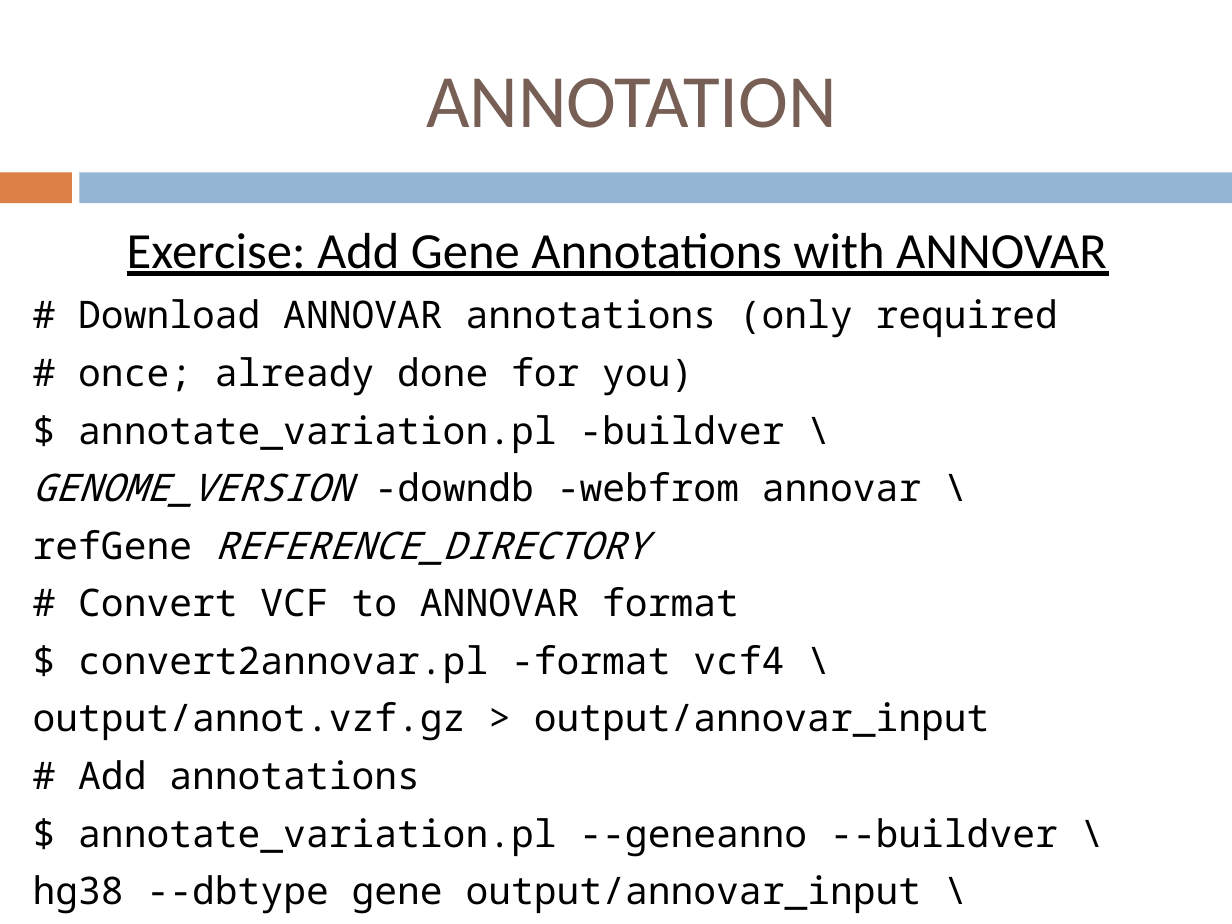
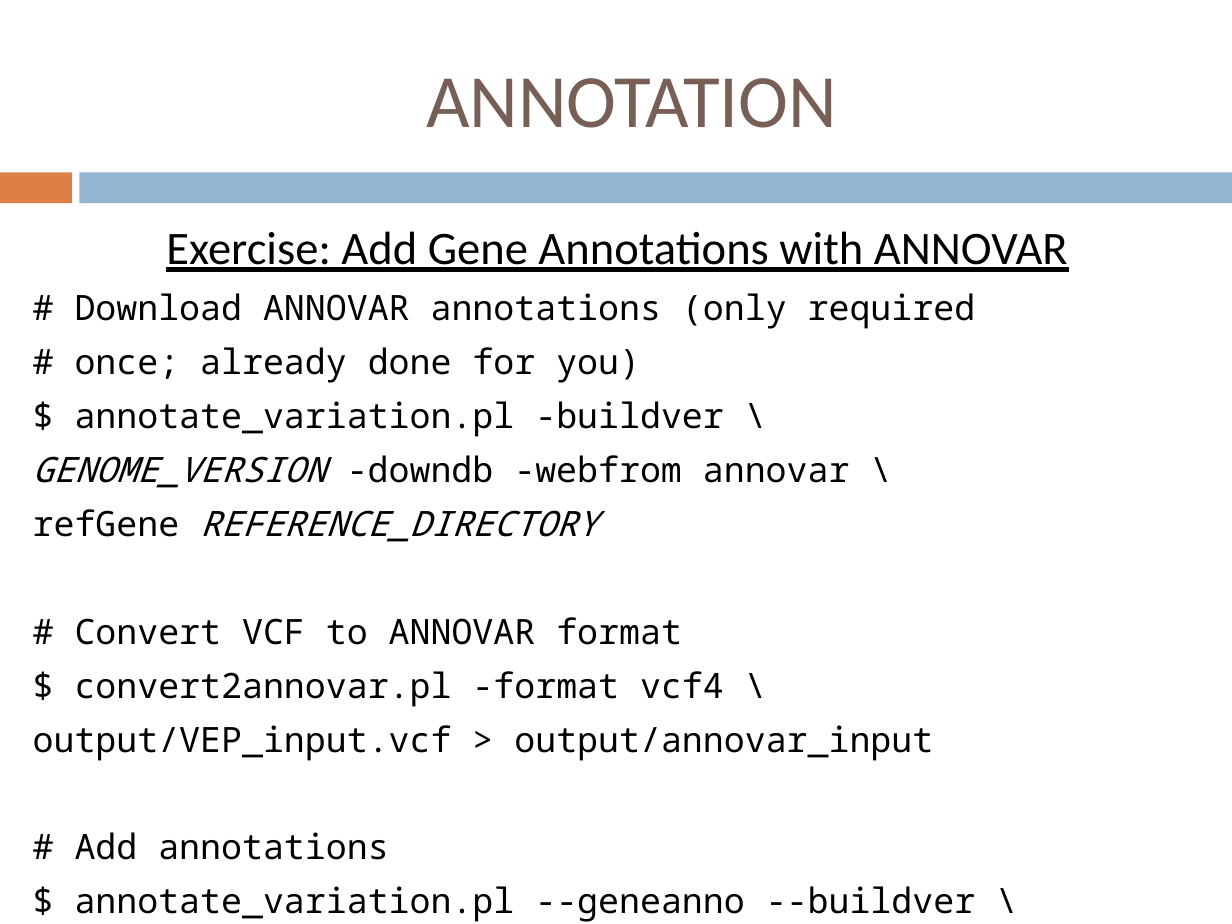
Before and after one commit to jdidion/OpenBioinformaticsWorkshops, a slide deck: slide 20 of development/AdvancedDNASeq/slides/Part6_Annotation.pptx (slide 8 before the commit). Drawn at 1232x924 pixels with LibreOffice and Linux fonts; fonts in the diff are those of the drawing. Boxes give left, top, right and bottom in pixels: in the first picture for what was removed or moved away, otherwise in the second. Text is boxed around its words. In the diff, an @@ line names an element or a change of style, - is before the commit and + after.

```diff
--- a/development/AdvancedDNASeq/slides/Part6_Annotation.pptx
+++ b/development/AdvancedDNASeq/slides/Part6_Annotation.pptx
@@ text at (33, 231, 1068, 922): size 29.6 to 27.2 pt in "Exercise: Add Gene Annotations with ANNOVAR"; size 22.2 to 20.4 pt in "# Download ANNOVAR annotations (only required", "# once; already done for you)", "$ annotate_variation.pl -buildver \", "GENOME_VERSION -downdb -webfrom annovar \" and 7 more places @@
@@ text at (33, 725, 933, 761): text changed; size 22.2 to 20.4 pt @@
-output/annot.vzf.gz > output/annovar_input
+output/VEP_input.vcf > output/annovar_input
```
Also in this commit, not shown: 4 other slides changed, 23 slides added, 5 other files.
